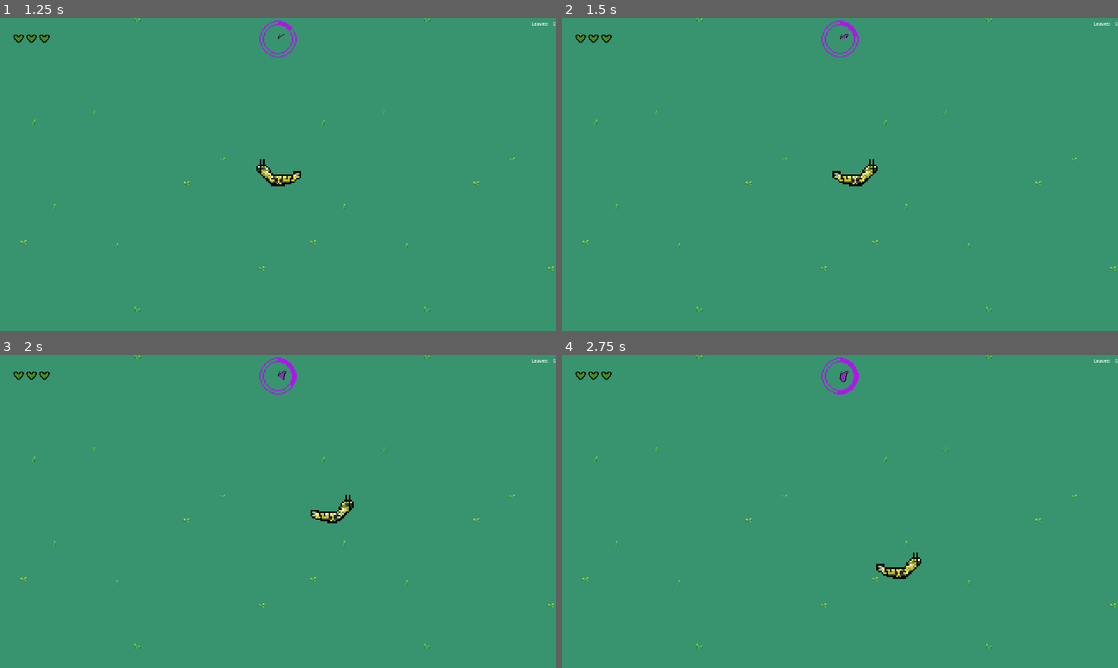
Above: before the commit, frames 1-4 (two rows, left to right).
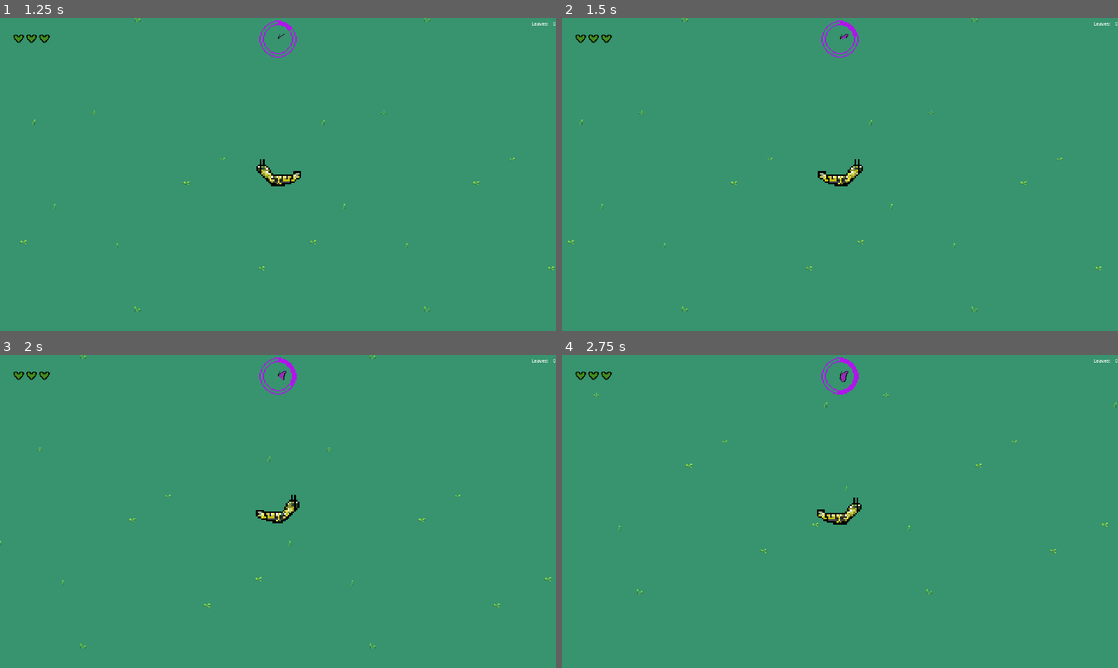
Above: after the commit, the same moments.

Repository: Armand-Alvarez/metamorphosis---jam-77
Game: Godot game, scene res://src/scenes/main.tscn
Same seed, same stepped clock (60 frames per second), same inputs: the game is played once before the commit and once after it.
Inputs (mouse positions are in pixels of both pictures, inside the frame that each line leads up to):
- Up to frame 1 (1.25 s): click "Start" at 0.5 s
- Up to frame 2 (1.5 s): tap Enter at 1.25 s; move the mouse to (962, 158) at 1.27 s; hold D (move_right) from 1.28 s (still down); tap Space (ultimate) at 1.35 s
- Up to frame 3 (2 s): keep holding D (move_right)
- Up to frame 4 (2.75 s): move the mouse to (728, 527) at 2.02 s; release D (move_right) at 2.03 s; hold S (move_down) from 2.03 s (still down); click (728, 527) at 2.1 s; tap Space (ultimate) at 2.3 s

Frame 1 is identical in both runs. In frame 2, 0.7% of the frame differs, in the area x 1-100%, y 0-94%; in frame 3, 0.8%; in frame 4, 0.8%, in the area x 3-100%, y 0-94%.

Commit message:
Add Camera2D node and update character tracking for ult usage

Diff:
--- a/src/scenes/game.tscn
+++ b/src/scenes/game.tscn
@@ -84,4 +84,6 @@
 
 [node name="Enemies" type="Node2D" parent="."]
 
+[node name="Camera2D" type="Camera2D" parent="."]
+
 [connection signal="timeout" from="UltProgressTimer" to="." method="_on_ult_progress_timer_timeout"]
--- a/src/scripts/game.gd
+++ b/src/scripts/game.gd
@@ -12,18 +12,22 @@
 var can_ult: bool = false
 var ult_max: int = 40
 var ult_prog: int = 0
+var char_to_look_at: Node2D
 
 
 func _ready() -> void:
 	_set_up_signal_bus_connections()
 	leaves = 0
 	ult_max = 40
+	char_to_look_at = $Caterpillar
 
 
 func _process(_delta: float) -> void:
 	_handle_input()
 	if ult_prog >= ult_max and get_node_or_null("./Butterfly") == null:
 		can_ult = true
+	$Camera2D.set_position(char_to_look_at.position)
+	print($Caterpillar.position)
 
 
 func _set_up_signal_bus_connections() -> void:
@@ -70,23 +74,23 @@
 		SignalBus.health_changed.emit(b.health)
 
 		b.position = $Caterpillar.position
-		enable_disable_caterpillar()
-		add_child(b)
-		$Butterfly/Camera2D.make_current()
-		$Butterfly/Camera2D.reset_smoothing()
-
 		for enemy in $Enemies.get_children(false):
 			var random_marker = b.find_child("AIAttackPoints").get_children(true).pick_random()
 			enemy.marker = random_marker
+		enable_disable_caterpillar()
+		add_child(b)
+		char_to_look_at = $Butterfly
+
 
 
 
 func _on_butterfly_gone(position: Vector2) -> void:
 	$Caterpillar.position = $Butterfly.position
 	$Butterfly.queue_free()
+	#$Caterpillar/Camera2D.make_current()
+	#$Caterpillar/Camera2D.reset_smoothing()
 	enable_disable_caterpillar()
-	$Caterpillar/Camera2D.make_current()
-	$Caterpillar/Camera2D.reset_smoothing()
+	char_to_look_at = $Caterpillar
 
 	for enemy in $Enemies.get_children(false):
 		var random_marker = $Caterpillar/AIAttackPoints.get_children(true).pick_random()
